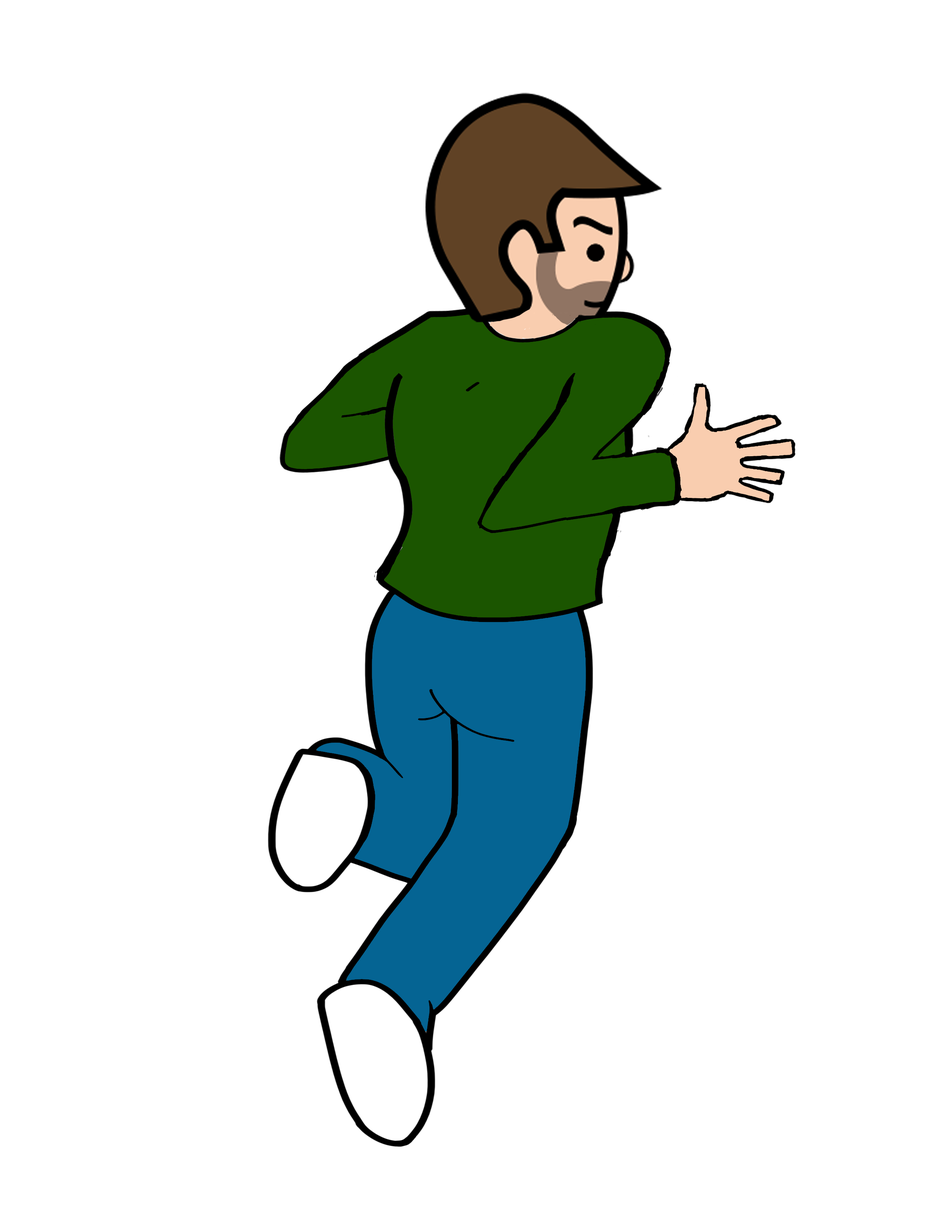
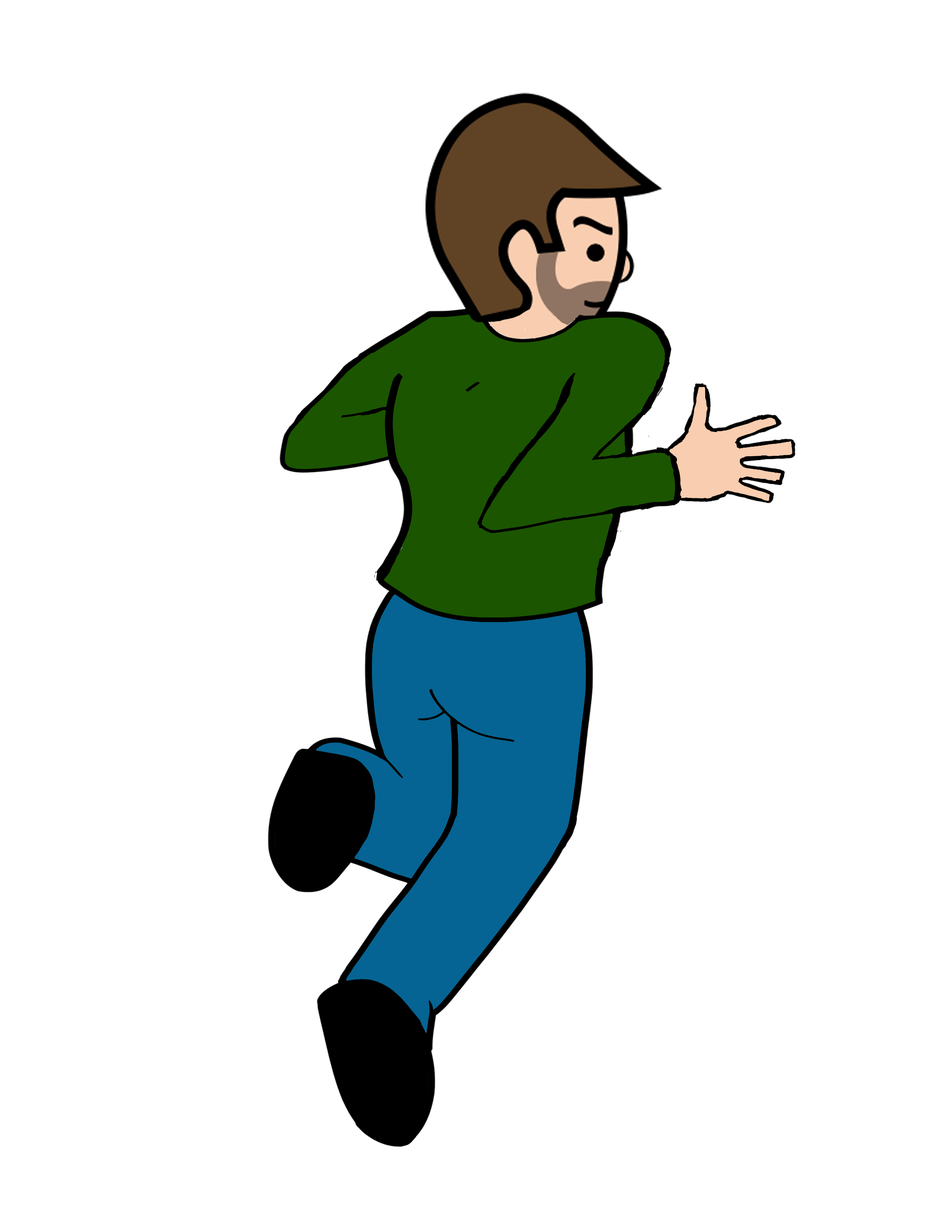
Layer changes from the first 950 × 1229 image to the second:
painted on "Layer 0 copy" over [left=274, top=753, right=429, bottom=1142]
